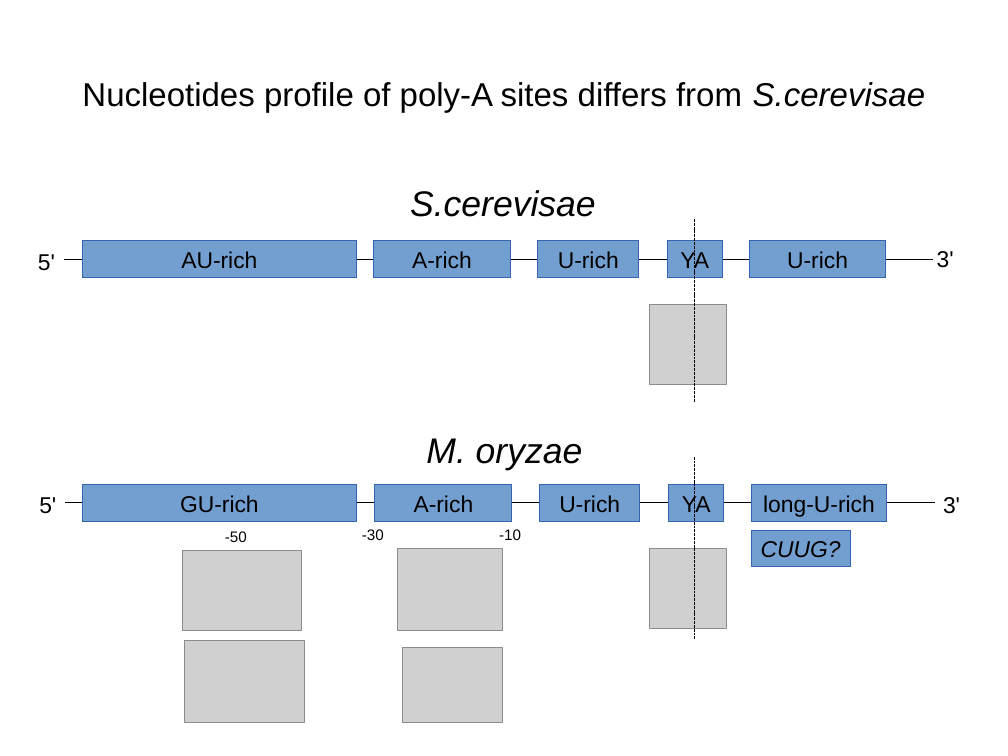
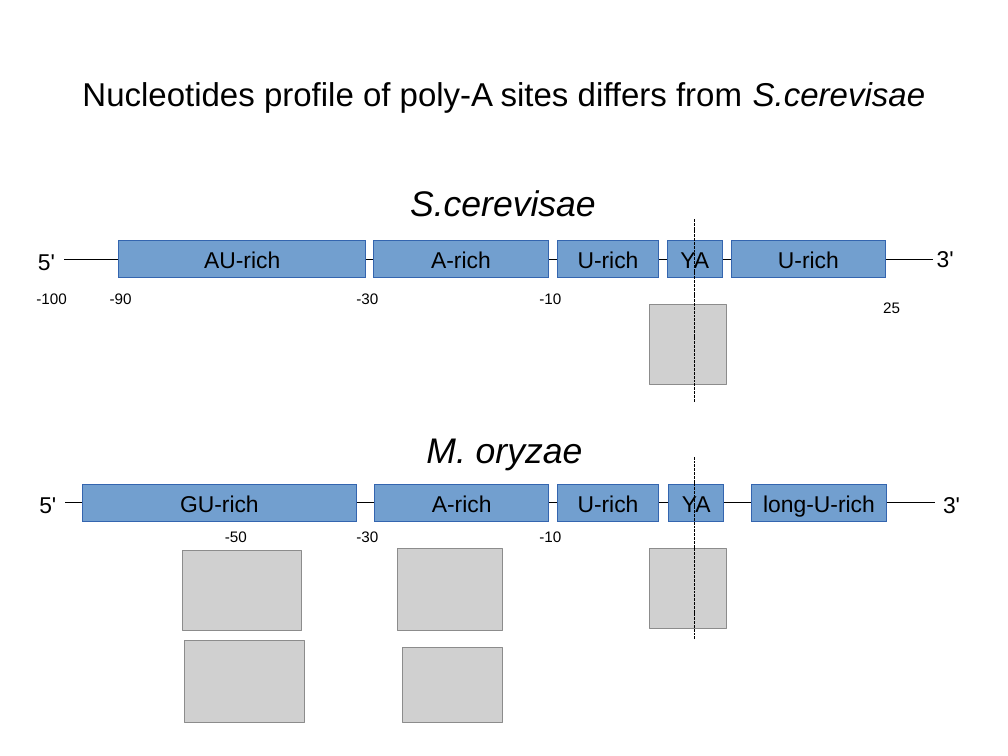
Before and after one commit to wilkinsonlab/m-oryzae-polya, a slide deck: slide 17 of oryzae_data.odp. Drawn at 1008x756 pixels with LibreOffice and Linux fonts; fonts in the diff are those of the drawing; grey boxes stand for pictures. Boxes give left, top, right and bottom in pixels: in the first picture for what was removed or moved away, otherwise in the second. Text is boxed around its words. In the diff, an @@ line names an element or a change of style, - is before the commit and + after.

Commit message:
presentation

```diff
--- a/oryzae_data.odp
+++ b/oryzae_data.odp
@@ rectangle "AU-rich": place and size @@
-rectangle "AU-rich" at (82,241,357,277)
+rectangle "AU-rich" at (119,241,366,277)
@@ rectangle "A-rich": place and size @@
-rectangle "A-rich" at (373,241,510,277)
+rectangle "A-rich" at (373,241,549,277)
@@ rectangle "U-rich": place and size @@
-rectangle "U-rich" at (538,241,638,277)
+rectangle "U-rich" at (558,241,659,277)
@@ rectangle "U-rich": place and size @@
-rectangle "U-rich" at (750,241,885,277)
+rectangle "U-rich" at (732,241,885,277)
@@ text added at (36,293,66,304), 12 pt, text #000000 @@
+-100
@@ text added at (110,293,132,304), 12 pt, text #000000 @@
+-90
@@ text added at (356,293,378,304), 12 pt, text #000000 @@
+-30
@@ text added at (539,293,561,304), 12 pt, text #000000 @@
+-10
@@ text added at (883,302,900,313), 12 pt, text #000000 @@
+25
@@ rectangle "A-rich": place and size @@
-rectangle "A-rich" at (375,485,512,521)
+rectangle "A-rich" at (375,485,549,521)
@@ rectangle "U-rich": place and size @@
-rectangle "U-rich" at (540,485,640,521)
+rectangle "U-rich" at (558,485,659,521)
@@ text "-30": place and size @@
-text "-30" at (362,529,384,540)
+text "-30" at (356,531,378,542)
@@ text "-10": place and size @@
-text "-10" at (499,529,521,540)
+text "-10" at (539,531,561,542)
@@ rectangle removed at (752,531,851,567) @@
-CUUG?
```
Also in this commit, not shown: 9 other slides changed, 3 other files.
